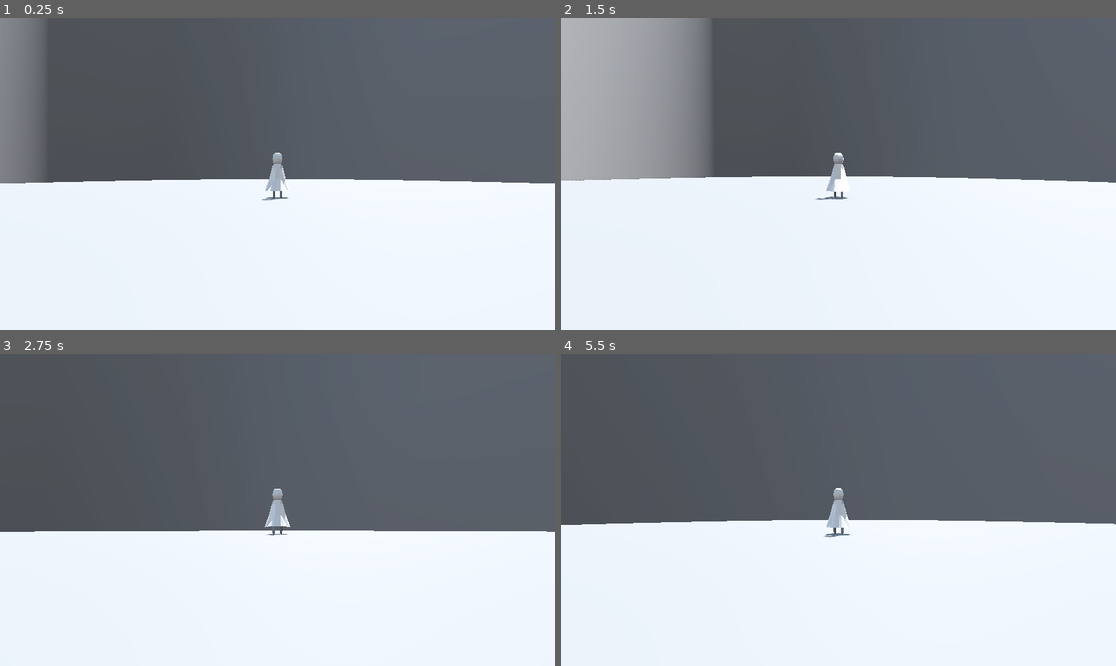
Above: before the commit, frames 1-4 (two rows, left to right).
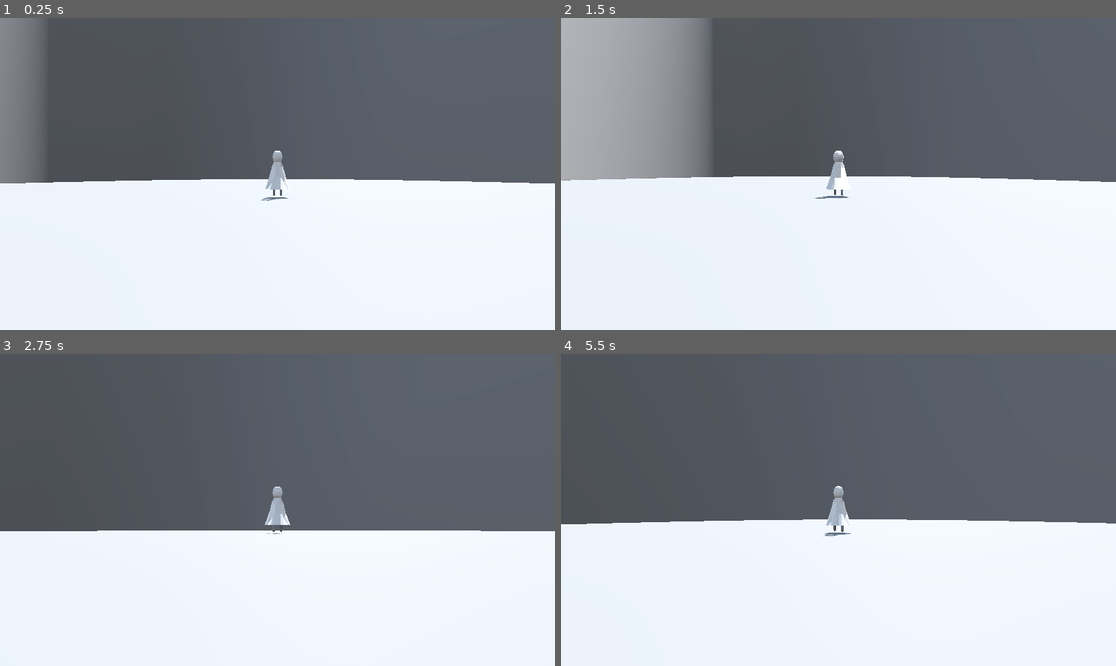
Above: after the commit, the same moments.

Repository: ruapotato/Gravitationally-Challenged
Game: Godot game, scene res://level_bits/level_loader.tscn
Two runs of this game, one before a commit and one after it. Both use one fixed random seed, a clock stepped at 60 frames per second and the inputs below.
Inputs (mouse positions are in pixels of both pictures, inside the frame that each line leads up to):
- Up to frame 1 (0.25 s): no input
- Up to frame 2 (1.5 s): move the mouse to (866, 174) at 0.52 s; hold Mouse wheel up (zoom_in) 0.53-1.28 s; hold W (up) from 0.53 s (still down); move the mouse to (810, 174) at 1.27 s; tap Mouse wheel down (zoom_out) at 1.35 s
- Up to frame 3 (2.75 s): keep holding W (up); move the mouse to (288, 503) at 2.02 s; hold Mouse wheel up (zoom_in) from 2.03 s (still down)
- Up to frame 4 (5.5 s): keep holding W (up); move the mouse to (832, 516) at 2.77 s; release Mouse wheel up (zoom_in) at 2.78 s; tap Mouse wheel down (zoom_out) at 2.85, 4.35 s; move the mouse to (877, 513) at 3.52 s; hold Mouse wheel up (zoom_in) 3.53-4.28 s; move the mouse to (794, 506) at 4.27 s; move the mouse to (844, 510) at 5.02 s; hold Mouse wheel up (zoom_in) from 5.03 s (still down)

The runs differ from the first frame. In frame 1, less than 0.1% of the frame differs, in the area x 47-52%, y 42-59%; in frame 2, 0.2%; in frame 3, 0.2%; in frame 4, 0.3%, in the area x 0-100%, y 42-59%.

Commit message:
Better flip piv

Diff:
--- a/player.tscn
+++ b/player.tscn
@@ -1,15 +1,12 @@
-[gd_scene load_steps=6 format=3 uid="uid://dhl72ijpyhoyh"]
+[gd_scene load_steps=5 format=3 uid="uid://dhl72ijpyhoyh"]
 
 [ext_resource type="PackedScene" uid="uid://ci6dvjpgwuevu" path="res://import/player.glb" id="2_5hcgc"]
 [ext_resource type="Script" path="res://player.gd" id="2_ivawi"]
 [ext_resource type="Script" path="res://legs.gd" id="3_pa33j"]
 
-[sub_resource type="SphereShape3D" id="SphereShape3D_uwbmy"]
-radius = 0.04
-
-[sub_resource type="CapsuleShape3D" id="CapsuleShape3D_xvyu2"]
-radius = 0.215
-height = 0.66
+[sub_resource type="CapsuleShape3D" id="CapsuleShape3D_sya21"]
+radius = 0.295
+height = 1.225
 
 [node name="player" type="RigidBody3D"]
 script = ExtResource("2_ivawi")
@@ -24,12 +21,8 @@
 current = true
 
 [node name="CollisionShape3D" type="CollisionShape3D" parent="."]
-transform = Transform3D(1, 0, 0, 0, 1, 0, 0, 0, 1, 0, 0.864618, -0.0649178)
-shape = SubResource("SphereShape3D_uwbmy")
-
-[node name="CollisionShape3D2" type="CollisionShape3D" parent="."]
-transform = Transform3D(1, 0, 0, 0, 1, 0, 0, 0, 1, 0, 0.125642, 0.00422454)
-shape = SubResource("CapsuleShape3D_xvyu2")
+transform = Transform3D(1, 0, 0, 0, 1, 0, 0, 0, 1, 0, 0.435814, -0.0649178)
+shape = SubResource("CapsuleShape3D_sya21")
 
 [node name="center" type="Node3D" parent="."]
 transform = Transform3D(1, 0, 0, 0, 1, 0, 0, 0, 1, -0.0546767, 0.901171, -0.21055)
@@ -44,8 +37,8 @@
 transform = Transform3D(1, 0, 0, 0, 1, 0, 0, 0, 1, 0.105191, 0.871933, 0.0914997)
 
 [node name="mesh" parent="." instance=ExtResource("2_5hcgc")]
-transform = Transform3D(1, 0, 0, 0, 1, 0, 0, 0, 1, 0, -0.254869, 0)
+transform = Transform3D(1, 0, 0, 0, 1, 0, 0, 0, 1, 0, 0.432527, 0)
 
 [node name="LegAnimator" type="Node3D" parent="mesh"]
-transform = Transform3D(1, 0, 0, 0, 1, 0, 0, 0, 1, 0, 0.29914, 0)
+transform = Transform3D(1, 0, 0, 0, 1, 0, 0, 0, 1, 0, -0.326193, 0)
 script = ExtResource("3_pa33j")
Binary file changed: import/player.glb
Not shown, changed: blender/player.blend
Not shown, changed: blender/player.blend1
